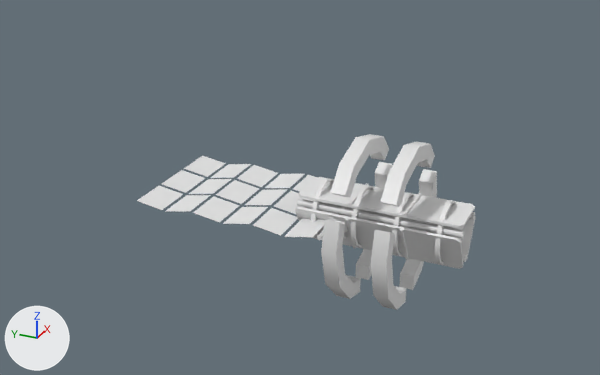
An edit to the FBX model Assets/Content/Meshes/socketship.fbx, drawn before and after from the same camera.
Before and after are seen from a 50 mm camera at (-33.6, -10.8, 17.7) aimed at (0.1, 4.4, 0.8). The lights are fixed; the arrows at lower left show +X, +Y and +Z. Where no turn or scale is listed for an object, it has been applied to the vertices.

Script lines for the objects in view, before the commit:
```python
me_cylinder_002 = bpy.data.meshes.new('Cylinder.002')
me_cylinder_002.from_pydata(...)  # 228 vertices, 188 faces; spans x -1.6..1.6, y -4.05..3.93, z -1.61..1.15
me_cylinder_013 = bpy.data.meshes.new('Cylinder.013')
me_cylinder_013.from_pydata(...)  # 120 vertices, 108 faces; spans x -3.94..3.94, y -1.44..1.57, z -3.81..3.92
me_plane_003 = bpy.data.meshes.new('Plane.003')
me_plane_003.from_pydata(...)  # 144 vertices, 36 faces; spans x -3.2..3.2, y 0.09..9.52, z -0.15..0.14
ob_engine_ring = bpy.data.objects.new('Engine Ring', me_cylinder_013)
ob_engine_ring.location = (0.0, 0.0, 0.0)
ob_radiator_segment = bpy.data.objects.new('Radiator Segment', me_plane_003)
ob_radiator_segment.location = (0.0, 2.2, 0.0)
ob_trimodule_base = bpy.data.objects.new('Trimodule.Base', me_cylinder_002)
ob_trimodule_base.location = (0.0, 0.06, 0.0)
# also in view: 'Trimodule.Base.001' at (0.0, 0.0, 0.0)
```
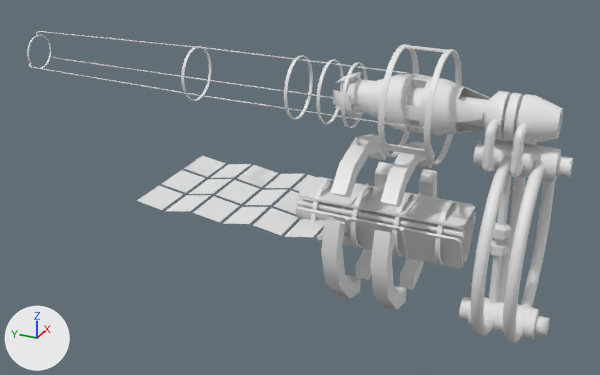
Location of each change, (x1, y1, x2, y2) in pixels of the pictures (600 x 375 px):
'Propulsion Ring', added: after (459, 139, 573, 344)
'Ouroboros Engine', added: after (333, 72, 490, 136)
'Magnetic Rail', added: after (27, 31, 461, 165)
'External', added: after (458, 91, 563, 177)

Edits to the bpy script that builds the scene:
```text
Add me_torus_001:
    me_torus_001.from_pydata(...)  # 1296 vertices, 1268 faces; spans x -4.34..4.33, y -2.56..1.42, z -4.66..4.66
Add me_cylinder_001:
    me_cylinder_001.from_pydata(...)  # 324 vertices, 309 faces; spans x -1.19..1.19, y -2.08..4.71, z -1.19..1.19
Add me_cylinder_003:
    me_cylinder_003.from_pydata(...)  # 1638 vertices, 1632 faces; spans x -2.5..2.5, y -1.1..21.1, z -2.5..2.5
Add me_cylinder_004:
    me_cylinder_004.from_pydata(...)  # 624 vertices, 578 faces; spans x -1.94..1.95, y -3.6..0.59, z -1.96..1.02
Add ob_propulsion_ring:
    ob_propulsion_ring = bpy.data.objects.new('Propulsion Ring', me_torus_001)
    ob_propulsion_ring.location = (-0.02, -5.43, 0.13)
Add ob_ouroboros_engine:
    ob_ouroboros_engine = bpy.data.objects.new('Ouroboros Engine', me_cylinder_001)
    ob_ouroboros_engine.location = (0.04, -2.19, 5.91)
Add ob_magnetic_rail:
    ob_magnetic_rail = bpy.data.objects.new('Magnetic Rail', me_cylinder_003)
    ob_magnetic_rail.location = (0.04, -1.47, 5.91)
Add ob_external:
    ob_external = bpy.data.objects.new('External', me_cylinder_004)
    ob_external.location = (0.05, -3.69, 5.91)
```
